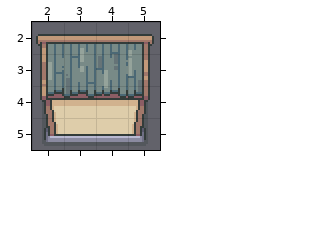
Tiled map (JSON) -- public/assets/scenes/town.tmj. Above, as it was before the edit.
Cells are 16x16 px. Shown: x 2..5, y 2..5.
And afterwards:
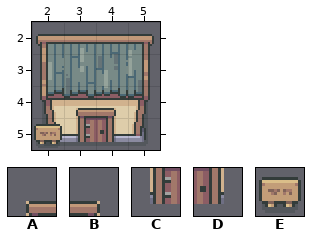
Key: from "House": A 200, B 201, C 220, D 221; from "Props-All": E 54.
_ is an empty cell.
Tiles of an added or newly shown layer are drawn over the layers below it.
From old to new:
Changed rows in their new state; . is an unchanged cell.
Layer "Home/House Deco" (now shown):
first column x 2:
4 .AB
5 ECD
